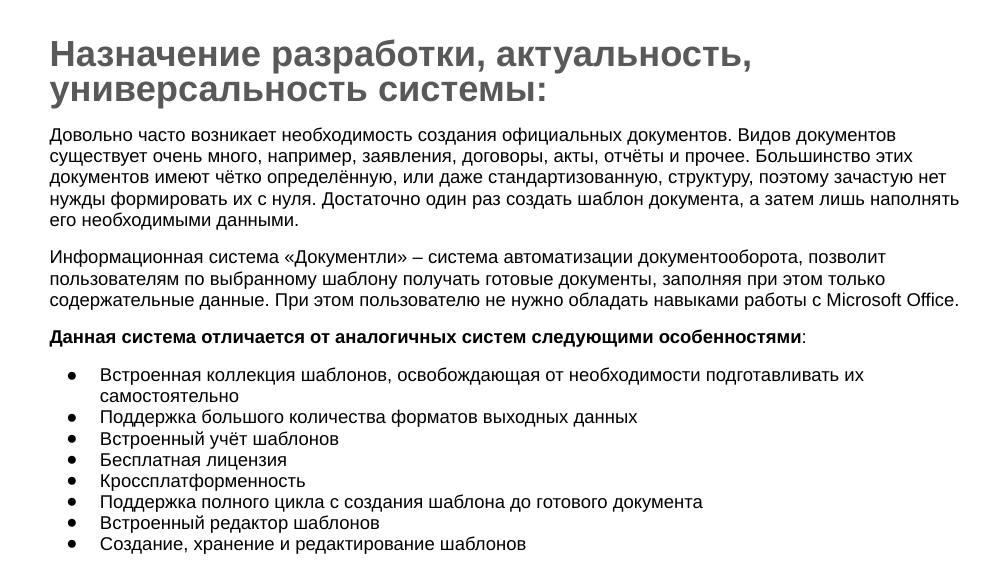
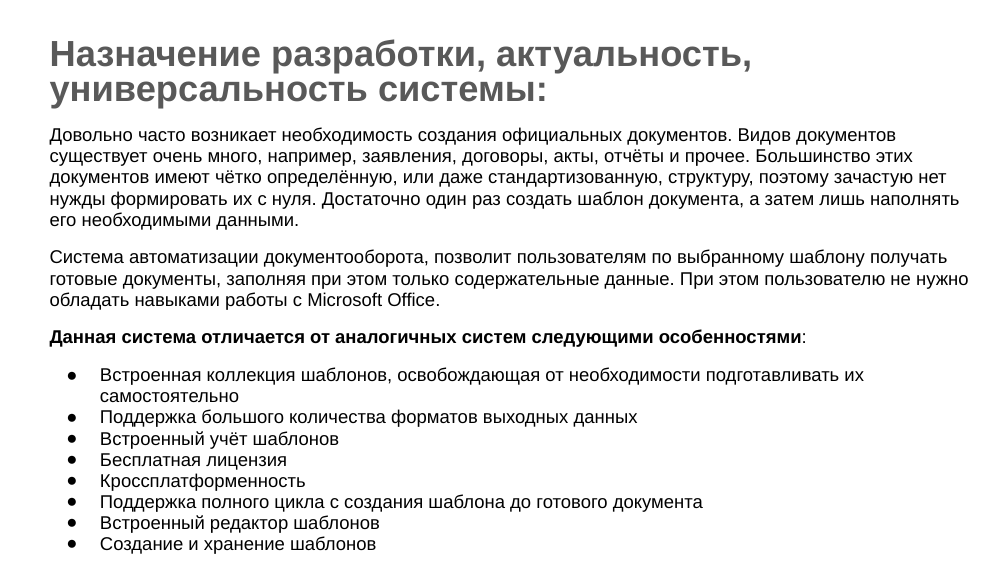
Before and after one commit to teamdevm/teamwork-positive, a slide deck: slide 4 of Documentation/Отчет по проекту.pptx. Drawn at 1008x567 pixels with LibreOffice and Linux fonts; fonts in the diff are those of the drawing. Boxes give left, top, right and bottom in pixels: in the first picture for what was removed or moved away, otherwise in the second. Text is boxed around its words. In the diff, an @@ line names an element or a change of style, - is before the commit and + after.

```diff
--- a/Documentation/Отчет по проекту.pptx
+++ b/Documentation/Отчет по проекту.pptx
@@ subtitle at (50,249,969,310): text changed @@
-Информационная система «Документли» – система автоматизации документооборота, позволит пользователям по выбранному шаблону получать готовые документы, заполняя при этом только содержательные данные. При этом пользователю не нужно обладать навыками работы с Microsoft Office.
+Система автоматизации документооборота, позволит пользователям по выбранному шаблону получать готовые документы, заполняя при этом только содержательные данные. При этом пользователю не нужно обладать навыками работы с Microsoft Office.
@@ subtitle at (100,536,376,554): text changed @@
-● Создание, хранение и редактирование шаблонов
+● Создание и хранение шаблонов
```
Also in this commit, not shown: 8 other slides changed, 16 slides added, 2 slides removed, 2 other files.
